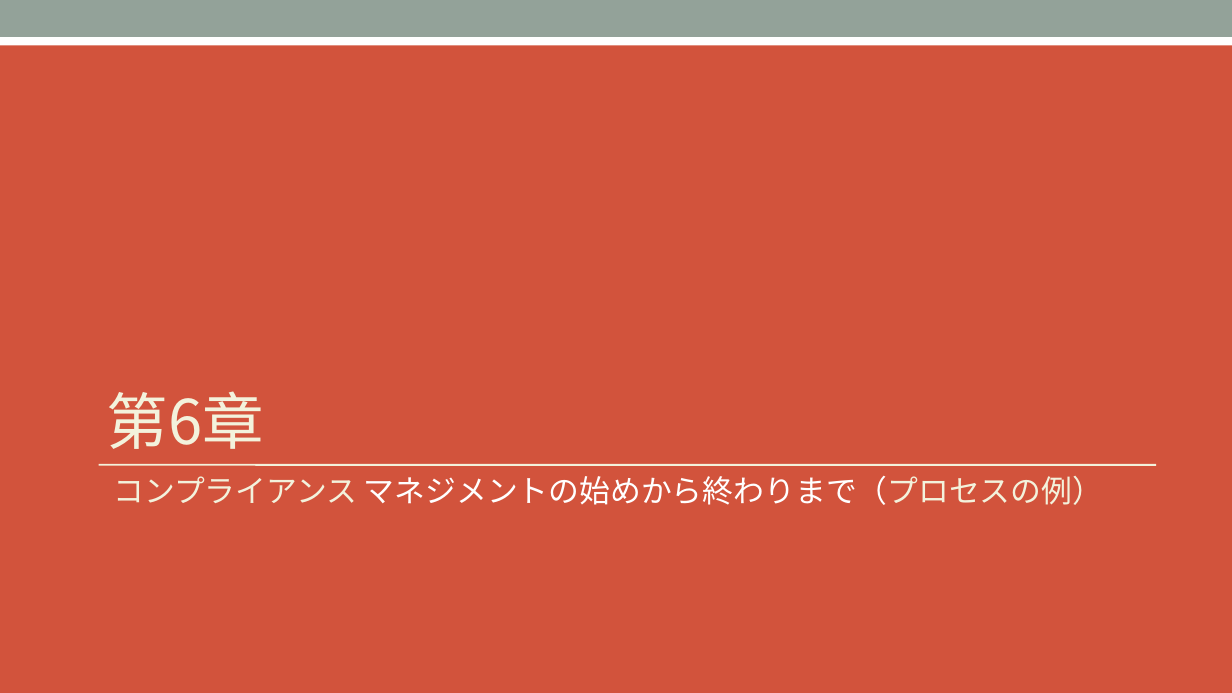
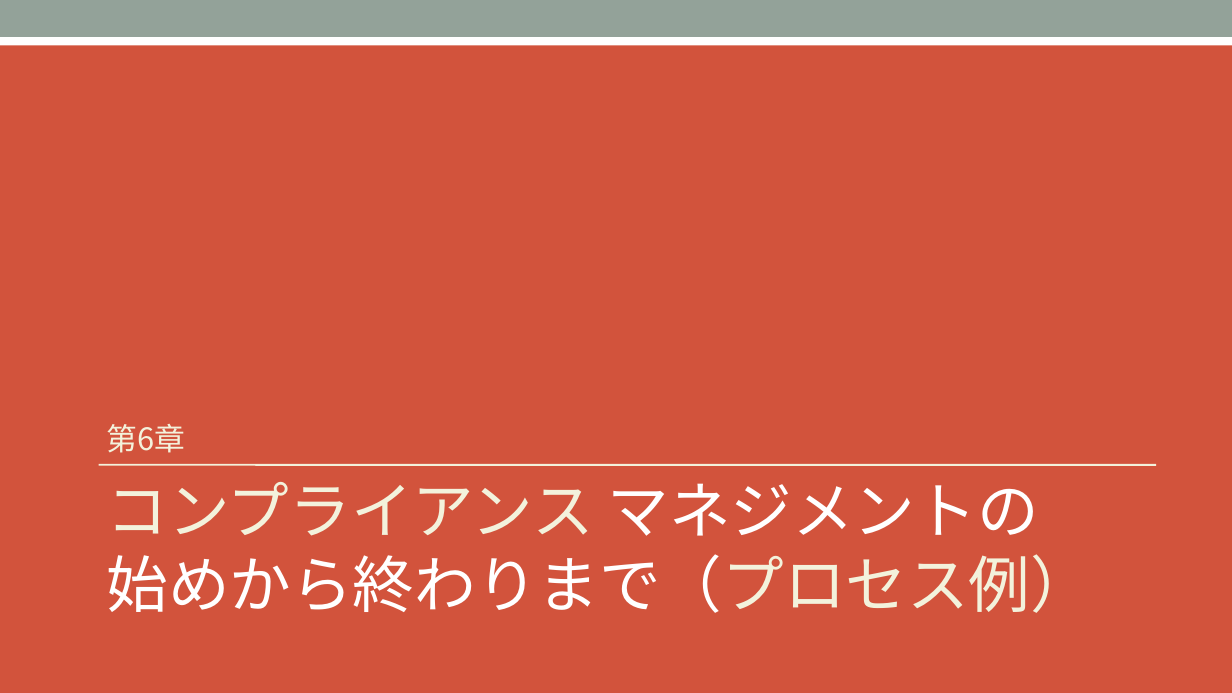
Before and after one commit to OpenChain-Project/Curriculum-Translation-JP, a slide deck: slide 53 of REVIEW/Version_for_v1.1/openchain-curriculum-for-1-1_JP_review_tani.pptx (slide 51 before the commit). Drawn at 1232x693 pixels with LibreOffice and Linux fonts; fonts in the diff are those of the drawing. Boxes give left, top, right and bottom in pixels: in the first picture for what was removed or moved away, otherwise in the second. Text is boxed around its words. In the diff, an @@ line names an element or a change of style, - is before the commit and + after.

```diff
--- a/REVIEW/Version_for_v1.1/openchain-curriculum-for-1-1_JP_review_tani.pptx
+++ b/REVIEW/Version_for_v1.1/openchain-curriculum-for-1-1_JP_review_tani.pptx
@@ title "第6章" at (107,424,186,453): size 48 to 24 pt @@
@@ text at (107,482,1093,613): text changed; size 24 to 48 pt @@
-コンプライアンス マネジメントの始めから終わりまで（プロセスの例）
+コンプライアンス マネジメントの
+始めから終わりまで（プロセス例）
```
Also in this commit, not shown: 31 other slides changed, 9 slides added, 1 slide removed.
